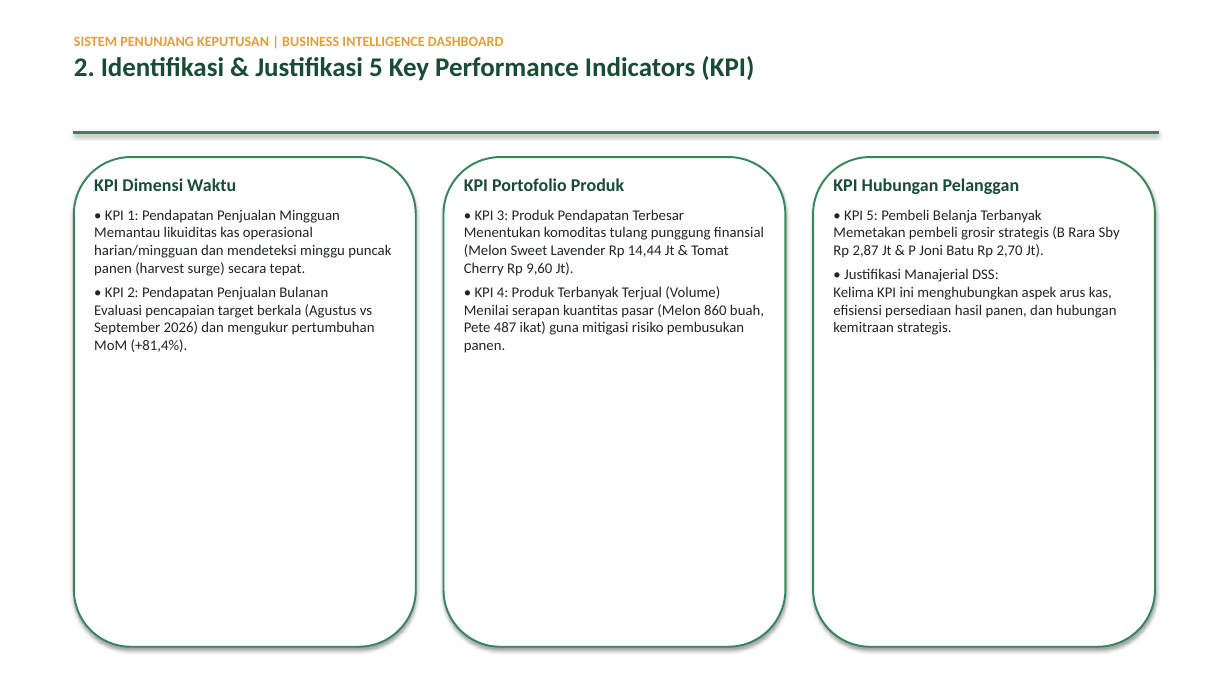
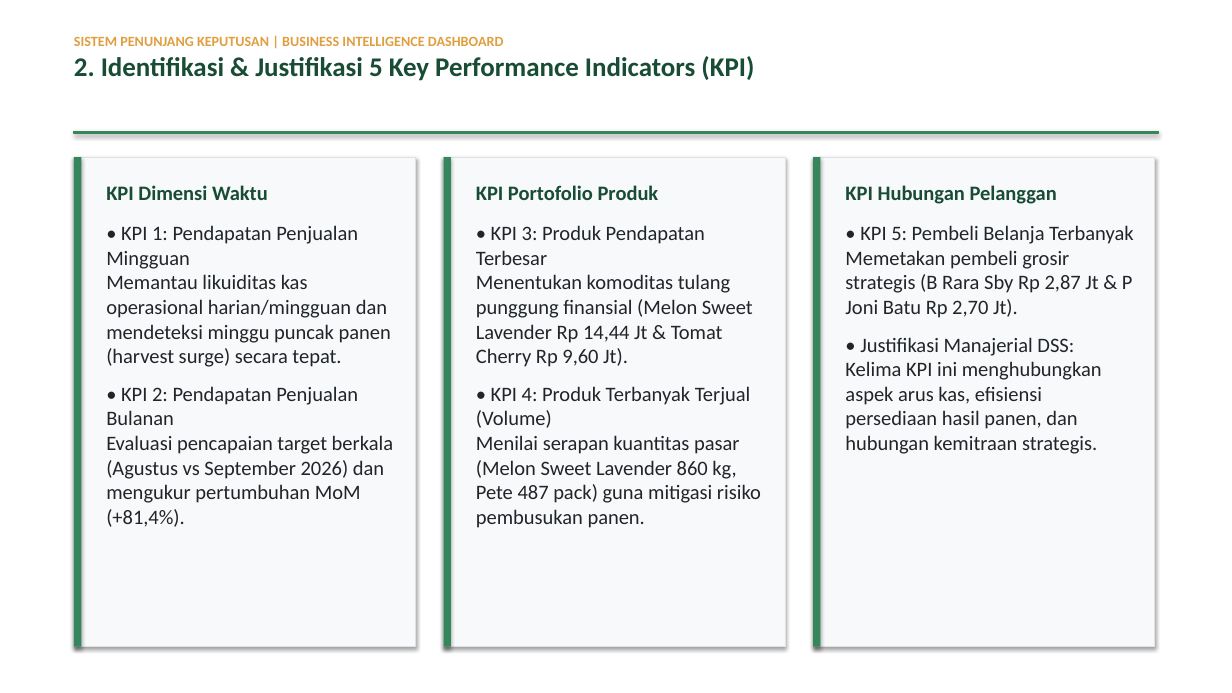
Before and after one commit to adsurkasur/tugas-spk, a slide deck: slide 3 of Presentasi_DSS_BBPP_Ketindan.pptx. Drawn at 1232x693 pixels with LibreOffice and Linux fonts; fonts in the diff are those of the drawing. Boxes give left, top, right and bottom in pixels: in the first picture for what was removed or moved away, otherwise in the second. Text is boxed around its words. In the diff, an @@ line names an element or a change of style, - is before the commit and + after.

```diff
--- a/Presentasi_DSS_BBPP_Ketindan.pptx
+++ b/Presentasi_DSS_BBPP_Ketindan.pptx
@@ rectangle at [74, 157, 416, 647]: rounded rectangle to rectangle; fill #FFFFFF to #F8F9FA; outline #35865B 1.5 pt to #DEE2E6 0.75 pt @@
@@ rectangle added at [74, 157, 81, 647], fill #35865B @@
@@ rounded rectangle removed at [444, 157, 786, 647] @@
@@ rectangle added at [444, 157, 786, 647], fill #F8F9FA, outline #DEE2E6 0.75 pt @@
@@ rectangle added at [444, 157, 451, 647], fill #35865B @@
@@ rounded rectangle removed at [813, 157, 1155, 647] @@
@@ rectangle added at [813, 157, 1155, 647], fill #F8F9FA, outline #DEE2E6 0.75 pt @@
@@ rectangle added at [813, 157, 821, 647], fill #35865B @@
@@ text "KPI Dimensi Waktu": place and size @@
-text "KPI Dimensi Waktu" at [94, 178, 391, 352]
+text "KPI Dimensi Waktu" at [106, 185, 393, 527]
@@ text "KPI Dimensi Waktu" at [106, 185, 393, 527]: size 14 to 16 pt in "KPI Dimensi Waktu"; size 11.5 to 16 pt; more space between paragraphs @@
@@ text at [476, 185, 753, 367]: size 14 to 16 pt in "KPI Portofolio Produk"; size 11.5 to 16 pt in "• KPI 3: Produk Pendapatan Terbesar Menentukan ..."; more space between paragraphs @@
@@ text "KPI Portofolio Produk": place and size @@
-text "KPI Portofolio Produk" at [464, 178, 764, 353]
+text "KPI Portofolio Produk" at [476, 185, 761, 528]
@@ text "KPI Hubungan Pelanggan": place and size @@
-text "KPI Hubungan Pelanggan" at [833, 178, 1120, 335]
+text "KPI Hubungan Pelanggan" at [845, 185, 1133, 454]
@@ text "KPI Hubungan Pelanggan" at [845, 185, 1133, 454]: size 14 to 16 pt in "KPI Hubungan Pelanggan"; size 11.5 to 16 pt; more space between paragraphs @@
@@ text at [476, 386, 761, 528]: text changed; size 11.5 to 16 pt @@
-• KPI 4: Produk Terbanyak Terjual (Volume)
-Menilai serapan kuantitas pasar (Melon 860 buah, Pete 487 ikat) guna mitigasi risiko pembusukan panen.
+• KPI 4: Produk Terbanyak Terjual (Volume)
+Menilai serapan kuantitas pasar (Melon Sweet Lavender 860 kg, Pete 487 pack) guna mitigasi risiko pembusukan panen.
```
Also in this commit, not shown: 8 other slides changed, 13 other files.
